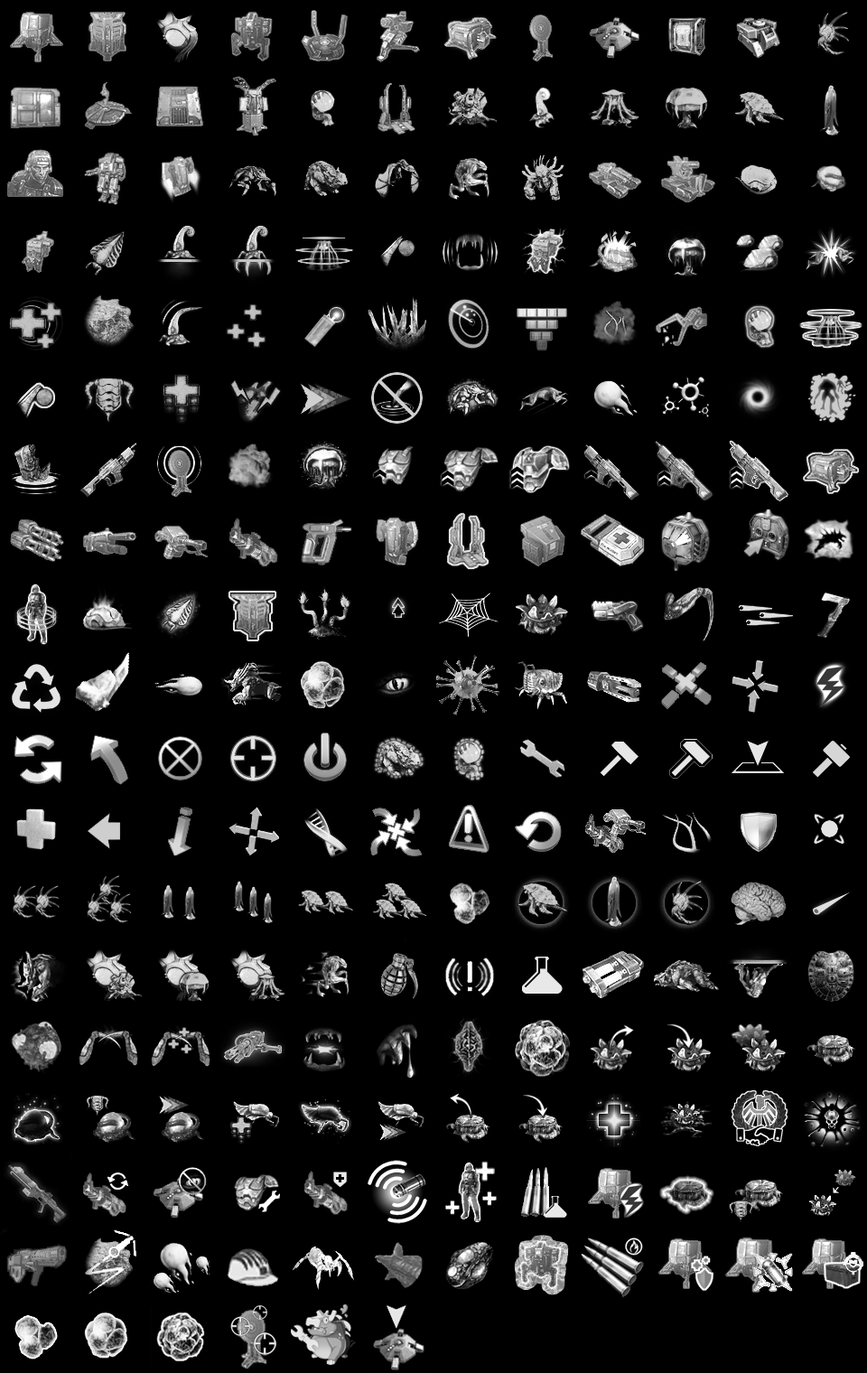
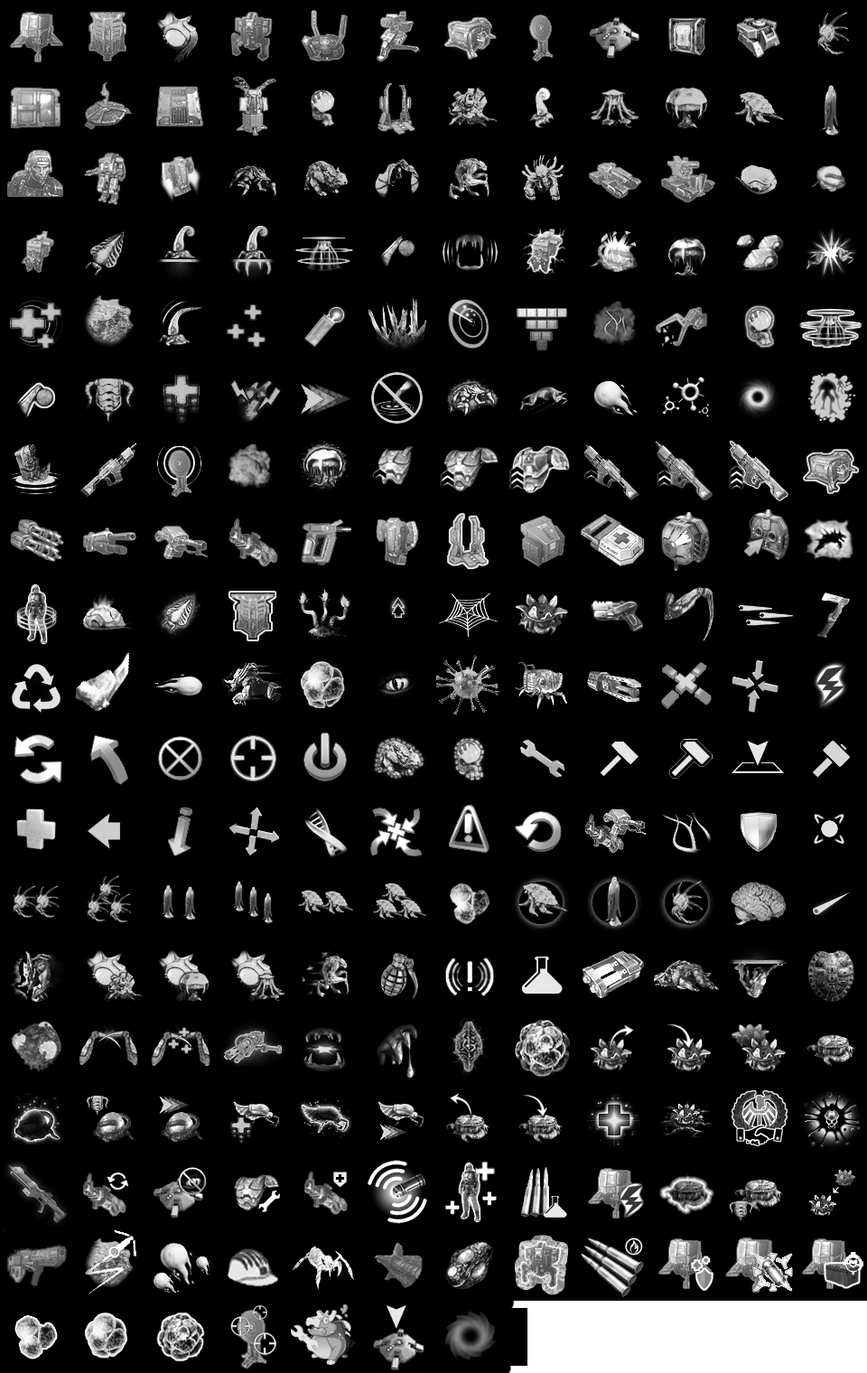
Layer changes from the first 867 × 1373 image to the second:
painted on "图层 0" over (444, 1301, 867, 1373)
